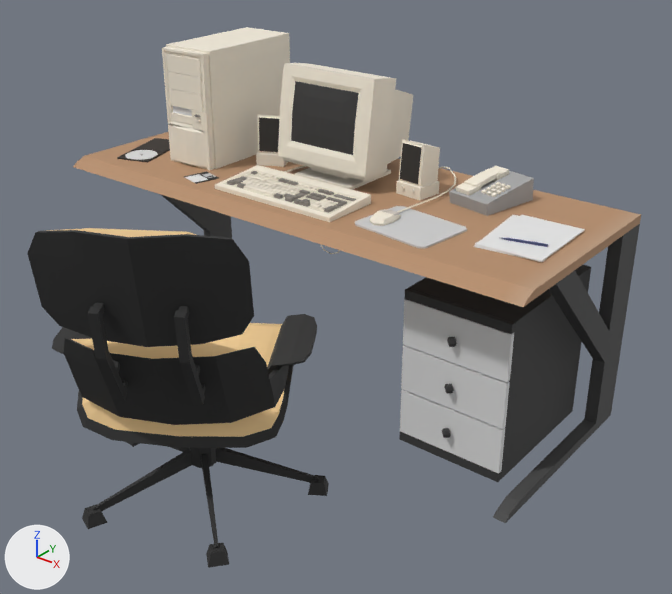
What one commit did to the glTF model res/models/computer_desk.glb.
One viewpoint serves both versions: a 50 mm camera at (1.91, -2.76, 1.8) aimed at (0.23, -0.65, 0.49). The axes (+X, +Y, +Z) are drawn at lower left. The lights are the same throughout. The first picture is the older version. Where no turn or scale is listed for an object, it has been applied to the vertices.

Names of what the first picture shows: 'Computer_case_ComputerDesk_0', 'Computer_monitor.001_ComputerDesk_0', 'Cube.000_ComputerDesk_0', 'Drawers_ComputerDesk_0', 'Keyboard_ComputerDesk_0', 'Mousepad_ComputerDesk_0', 'Office_desk_ComputerDesk_0', 'Paper2_ComputerDesk_0', 'Phone_stand_ComputerDesk_0', 'SpeakerL_ComputerDesk_0', 'SpeakerR_ComputerDesk_0' and 9 more.
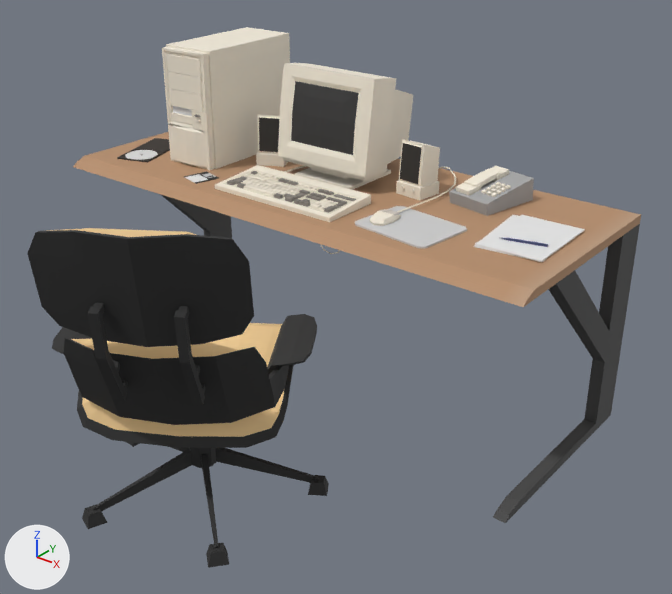
The newer file is also rescaled (x1.1) as a whole; pictures and numbers use the older file's frame.

Pixel boxes [x1, y1, x2, y2] of what changed, in the pictures (672 x 594 px):
'Drawers_ComputerDesk_0', deleted: before [399, 265, 591, 482]

The change, as a diff of the scene's bpy script:
```diff
--- a/res/models/computer_desk.glb.py
+++ b/res/models/computer_desk.glb.py
@@ ob_drawers_computerdesk_0 @@
-ob_drawers_computerdesk_0 = bpy.data.objects.new('Drawers_ComputerDesk_0', me_drawers_computerdesk_0)
-ob_drawers_computerdesk_0.location = (0.651, -0.553, 0.0)
```
